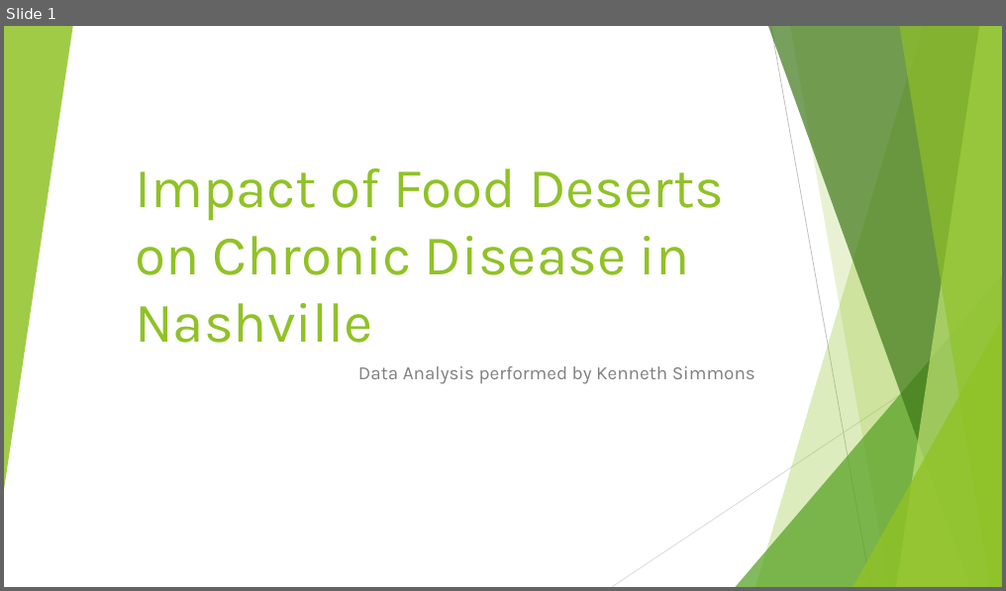
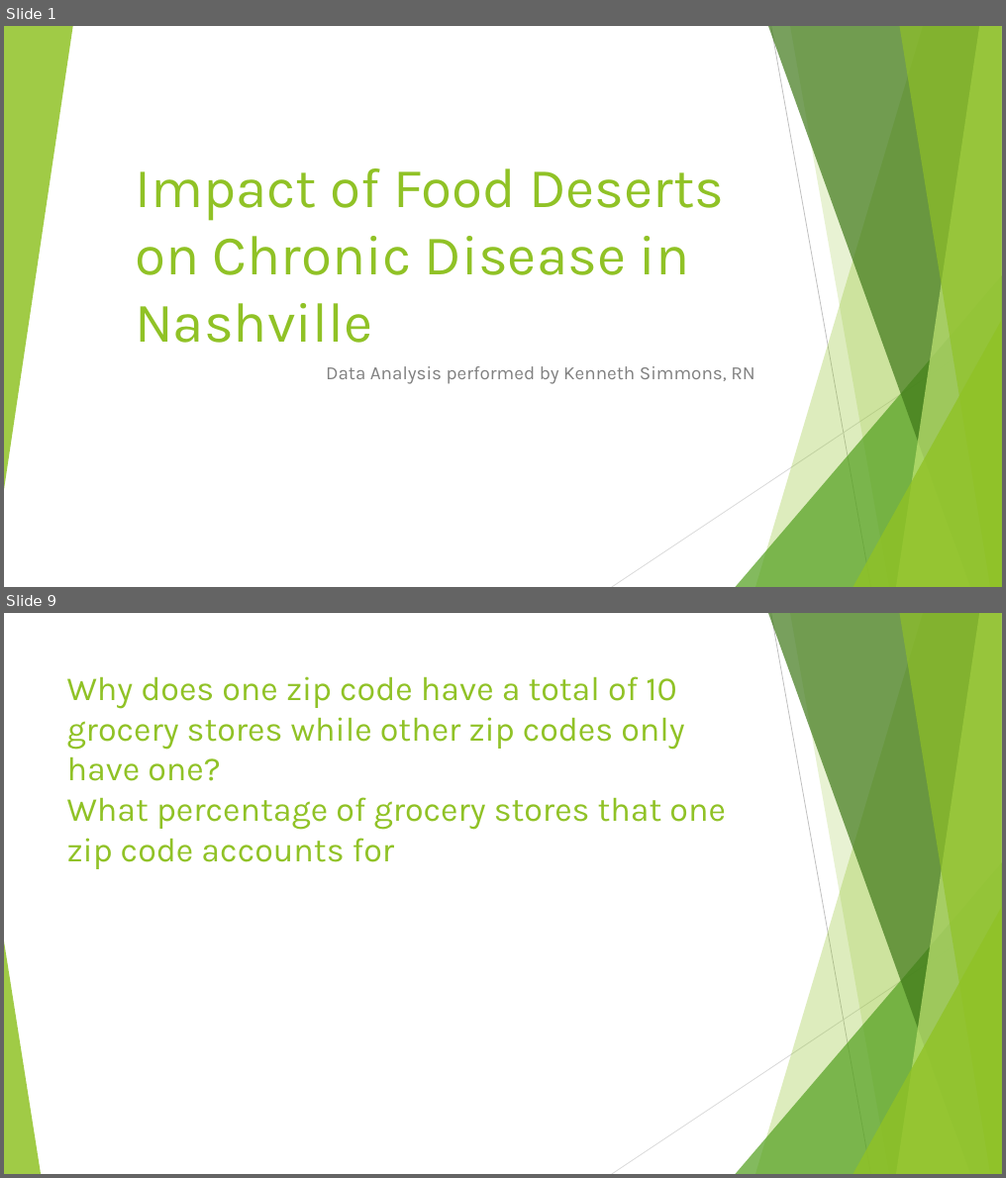
Before and after one commit to latestnight/capstone, a slide deck: food_desert_pp.pptx. Shown one above the other, each under a label of ours: slide 1 before the commit, slides 1 and 9 after it; the slides between them are not shown. The pictures are 1006x591 and 1006x1178 pixels, drawn with LibreOffice and Linux fonts; fonts in the diff are those of the drawing. Boxes give left, top, right and bottom in pixels: in the first picture for what was removed or moved away, otherwise in the second. Text is boxed around its words. In the diff, an @@ line names an element or a change of style, - is before the commit and + after.

```diff
--- a/food_desert_pp.pptx
+++ b/food_desert_pp.pptx
@@ slide 9 added at (x1=4, y1=613, x2=1002, y2=1174), background #FFFFFF; not listed: 9 template elements that a slide beside it also shows @@
@@ title added at (x1=67, y1=676, x2=726, y2=869), 32.4 pt, text #90C226 @@
+Why does one zip code have a total of 10 grocery stores while other zip codes only have one?
+What percentage of grocery stores that one zip code accounts for
@@ triangle added at (x1=4, y1=942, x2=41, y2=1174), fill #90C226 at 85% opacity @@
@@ slide 1 changed as well @@
@@ subtitle at (x1=326, y1=367, x2=754, y2=384): text changed @@
-Data Analysis performed by Kenneth Simmons
+Data Analysis performed by Kenneth Simmons, RN
```
Also in this commit, not shown: 2 other slides changed, 13 other slides added, 18 other files.
